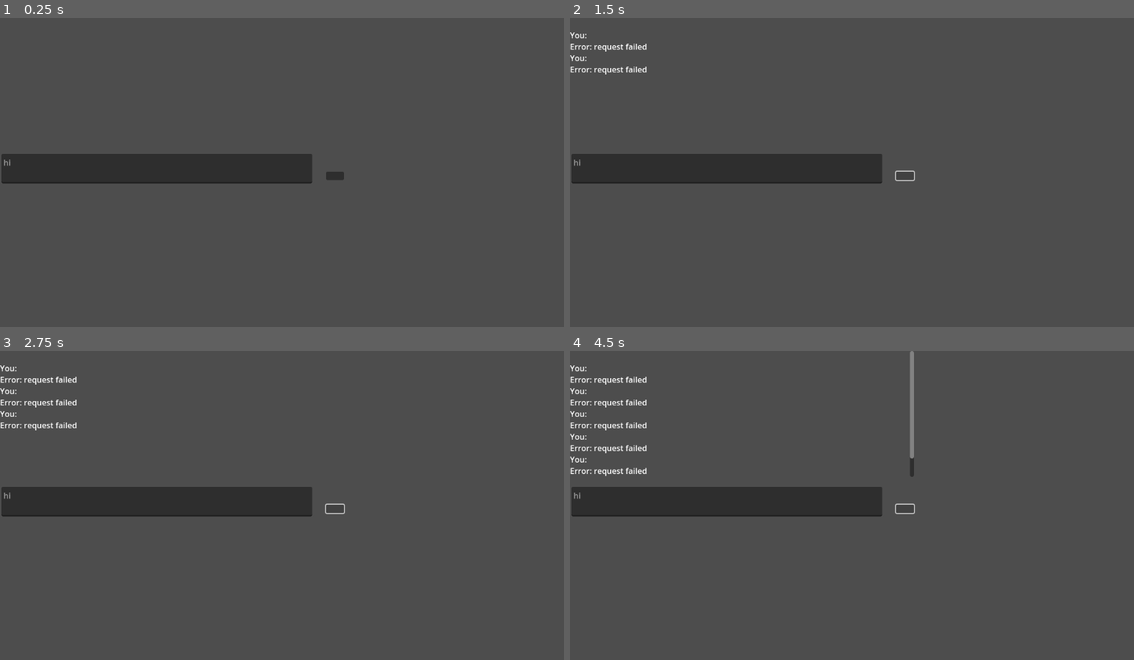
Above: before the commit, frames 1-4 (two rows, left to right).
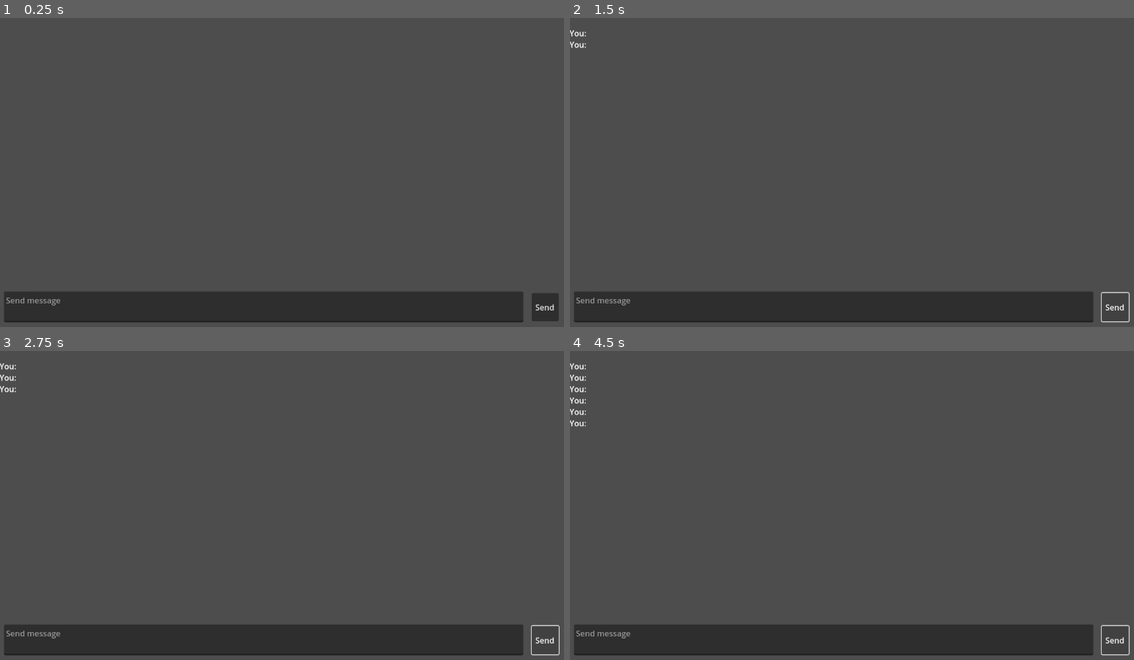
Above: after the commit, the same moments.

Repository: OdysseasLS/HAI_godot_template
Game: Godot game, scene res://scenes/main.tscn
Two runs of this game, one before a commit and one after it. Both use one fixed random seed, a clock stepped at 60 frames per second and the inputs below.
Inputs (mouse positions are in pixels of both pictures, inside the frame that each line leads up to; where the layout moved, square brackets give the same spot in the first picture):
- Up to frame 1 (0.25 s): no input
- Up to frame 2 (1.5 s): click (1117, 308) [902, 175] at 0.5 s; click (1117, 308) [902, 175] at 1.25 s
- Up to frame 3 (2.75 s): click (547, 641) [332, 508] at 2 s
- Up to frame 4 (4.5 s): tap Enter at 2.75, 4.25 s; tap Space at 3.5 s

The runs differ from the first frame. In frame 1, 15% of the frame differs, in the area x 0-99%, y 43-99%; in frame 2, 15%; in frame 3, 15%; in frame 4, 15%, in the area x 0-100%, y 0-99%.

Commit message:
finalize new main scene, write comments, update README

Diff:
--- a/scenes/main.tscn
+++ b/scenes/main.tscn
@@ -5,33 +5,49 @@
 
 [node name="Main" type="Control"]
 layout_mode = 3
-anchors_preset = 0
-offset_right = 40.0
-offset_bottom = 40.0
+anchors_preset = 15
+anchor_right = 1.0
+anchor_bottom = 1.0
+offset_right = -5.0
+offset_bottom = 7.0
+grow_horizontal = 2
+grow_vertical = 2
 script = ExtResource("1_0wfyh")
 
 [node name="Agent" parent="." instance=ExtResource("1_o5qli")]
 
+[node name="Input" type="TextEdit" parent="."]
+layout_mode = 1
+anchors_preset = -1
+anchor_left = 0.007
+anchor_top = 0.843
+anchor_right = 0.918
+anchor_bottom = 0.937
+offset_left = -0.0290003
+offset_top = -0.165039
+offset_right = 0.0539551
+offset_bottom = 0.264954
+placeholder_text = "Send message"
+
 [node name="Display" type="RichTextLabel" parent="."]
-offset_right = 692.0
-offset_bottom = 254.0
+layout_mode = 1
+anchors_preset = -1
+anchor_right = 1.0
+anchor_bottom = 0.774
+offset_left = -1.0
+offset_top = -4.0
+offset_right = -5.0
+offset_bottom = 0.0299683
 
 [node name="Button" type="Button" parent="."]
 layout_mode = 1
 anchors_preset = -1
-anchor_right = 17.3
-anchor_bottom = 8.175
-offset_left = 656.0
-offset_top = 310.0
-offset_right = -6.10352e-05
-
-[node name="Input" type="TextEdit" parent="."]
-layout_mode = 1
-anchors_preset = -1
-anchor_right = 5.424
-anchor_bottom = 3.55
-offset_left = 3.0
-offset_top = 274.0
-offset_right = 411.04
-offset_bottom = 192.0
-placeholder_text = "hi"
+anchor_left = 0.933
+anchor_top = 0.847
+anchor_right = 0.98
+anchor_bottom = 0.934
+offset_left = -0.151001
+offset_top = 0.214966
+offset_right = -0.0600586
+offset_bottom = 0.22998
+text = "Send"
--- a/scenes/test.tscn
+++ /dev/null
@@ -1,52 +0,0 @@
-[gd_scene load_steps=3 format=3 uid="uid://pi6mkvsjbu2a"]
-
-[ext_resource type="Script" uid="uid://cab0cih7i8b2o" path="res://scripts/test.gd" id="1_bl13t"]
-[ext_resource type="PackedScene" uid="uid://c2suh5bep8hj3" path="res://scenes/agent.tscn" id="2_iyx0m"]
-
-[node name="Control" type="Control"]
-layout_mode = 3
-anchors_preset = 0
-offset_left = 2.0
-offset_top = 2.0
-offset_right = 1154.0
-offset_bottom = 645.0
-script = ExtResource("1_bl13t")
-
-[node name="Agent" parent="." instance=ExtResource("2_iyx0m")]
-
-[node name="Button" type="Button" parent="."]
-visible = false
-layout_mode = 0
-offset_left = 105.0
-offset_top = 26.0
-offset_right = 113.0
-offset_bottom = 34.0
-
-[node name="TextEdit" type="TextEdit" parent="."]
-layout_mode = 0
-offset_left = 93.0
-offset_top = -108.0
-offset_right = 188.0
-offset_bottom = -42.0
-
-[node name="ChatDisplay" type="RichTextLabel" parent="."]
-layout_mode = 2
-offset_left = -1.0
-offset_top = 202.0
-offset_right = 1150.0
-offset_bottom = 302.0
-
-[node name="VBoxContainer" type="VBoxContainer" parent="."]
-layout_mode = 0
-offset_left = -1.0
-offset_top = 9.0
-offset_right = 1150.0
-offset_bottom = 652.0
-
-[node name="InputField" type="LineEdit" parent="VBoxContainer"]
-layout_mode = 2
-
-[node name="SendButton" type="Button" parent="VBoxContainer"]
-layout_mode = 2
-
-[connection signal="pressed" from="VBoxContainer/SendButton" to="." method="_on_send_button_pressed"]
--- a/scripts/agent.gd
+++ b/scripts/agent.gd
@@ -6,7 +6,6 @@
 
 var conversation_history = []
 
-# Called when the node enters the scene tree for the first time.
 func _ready():
 
 	if ApiClient:
@@ -14,25 +13,22 @@
 		ApiClient.error.connect(_on_error)
 
 
-# Called every frame. 'delta' is the elapsed time since the previous frame.
 func _process(delta):
 	pass
 
 func reply(message: String):
-	#if message.strip_edges()=="":
-		#return
-	print("i'm here for message "+message)
+	"""Handles reply to user message"""
+	if message.strip_edges()=="":
+		return
 	var user_message = {"role": "user", "content": message}
 	conversation_history.append(user_message)
 	emit_signal("conversation_updated", conversation_history)
 
 	ApiClient.send_message(message, conversation_history)
-	print(conversation_history)
 
 
 func _on_response(response_text: String):
 	var message = {"role": "assistant", "content": response_text}
-	print(response_text)
 	conversation_history.append(message)
 
 	emit_signal("response_received", response_text)
--- a/scripts/api_client.gd
+++ b/scripts/api_client.gd
@@ -1,5 +1,3 @@
-extends Node
-
 """
 This script handles prompting your conversational AI model.
 It is written with OpenAI API in mind but you should be able to modify it
@@ -7,6 +5,9 @@
 The functions are only the most basic parts of creating a conversational agent,
 you can add your own functions to add diferent actions in this and other scripts.
 """
+
+extends Node
+
 
 var API_KEY = ""  # your API key here
 var base_url = "https://api.openai.com/v1/chat/completions"
@@ -18,9 +19,9 @@
 	# load API key from env
 	Dotenv.load_("res://scripts/.env")
 	API_KEY = OS.get_environment("API_KEY")
-	print(API_KEY)
 
 func send_message(message: String, conversation_history: Array=[]) -> void:
+	"""Make http request using OpenAI API and update conversation history"""
 
 	var http_request = HTTPRequest.new()
 	add_child(http_request)
@@ -68,6 +69,8 @@
 	return system_prompt
 
 func _on_request_completed(result, response_code, headers, body, http_request):
+	"""handles the result of the request"""
+
 	print("response code: "+str(response_code))
 
 	if response_code == 200:
@@ -83,4 +86,4 @@
 	else:
 		emit_signal("error", "request failed")
 
-	http_request.queue_free()
+	http_request.queue_free()  # free the http request after it is completed
--- a/scripts/main.gd
+++ b/scripts/main.gd
@@ -5,7 +5,6 @@
 @onready var button = $Button
 @onready var agent = $Agent
 
-# Called when the node enters the scene tree for the first time.
 func _ready():
 
 	button.pressed.connect(_on_button_pressed)
@@ -13,20 +12,21 @@
 	agent.error.connect(_on_agent_error)
 
 
-# Called every frame. 'delta' is the elapsed time since the previous frame.
 func _process(delta):
 	pass
 
 func _on_button_pressed():
+	"""Updates chat display and passes the message to the agent"""
 	var message = input.text
 	agent.reply(message)
 	display.text +="\nYou: " + message
 	input.text = ""
-	print(display.text)
 
 func _on_agent_response(response_text):
-	display.text += "\nAI: " + response_text
+	"""Update chat display after agent response"""
+	display.text += "\n agent: " + response_text
 
 func _on_agent_error(error_message):
+	"""Show error message in terminal and chat display"""
 	display.text += "\nError: "+error_message
 	print("error ", error_message)
--- a/scripts/test.gd
+++ /dev/null
@@ -1,34 +0,0 @@
-extends Control
-
-@onready var input_field = $VBoxContainer/InputField
-#@onready var chat_display = $VBoxContainer/ChatDisplay
-@onready var chat_display = $ChatDisplay
-@onready var send_button = $VBoxContainer/SendButton
-@onready var agent = $Agent
-
-# Called when the node enters the scene tree for the first time.
-func _ready():
-	#send_button.pressed.connect(_on_send_button_pressed)
-	agent.response_received.connect(_on_agent_response)
-	agent.error.connect(_on_agent_error)
-
-
-# Called every frame. 'delta' is the elapsed time since the previous frame.
-func _process(delta):
-	pass
-
-func _on_send_button_pressed():
-	var message = input_field.text
-	agent.reply(message)
-	chat_display.text +="\nYou: " + message
-	input_field.text=""
-	print(chat_display.text)
-
-
-func _on_agent_response(response_text):
-	print("on agent response called")
-	chat_display.text += "\nAI: " + response_text
-
-func _on_agent_error(error_message):
-	chat_display.text += "\nError: " + error_message
-	print("Error ", error_message)
Not shown, removed: scripts/test.gd.uid
Not shown, changed: README.md
